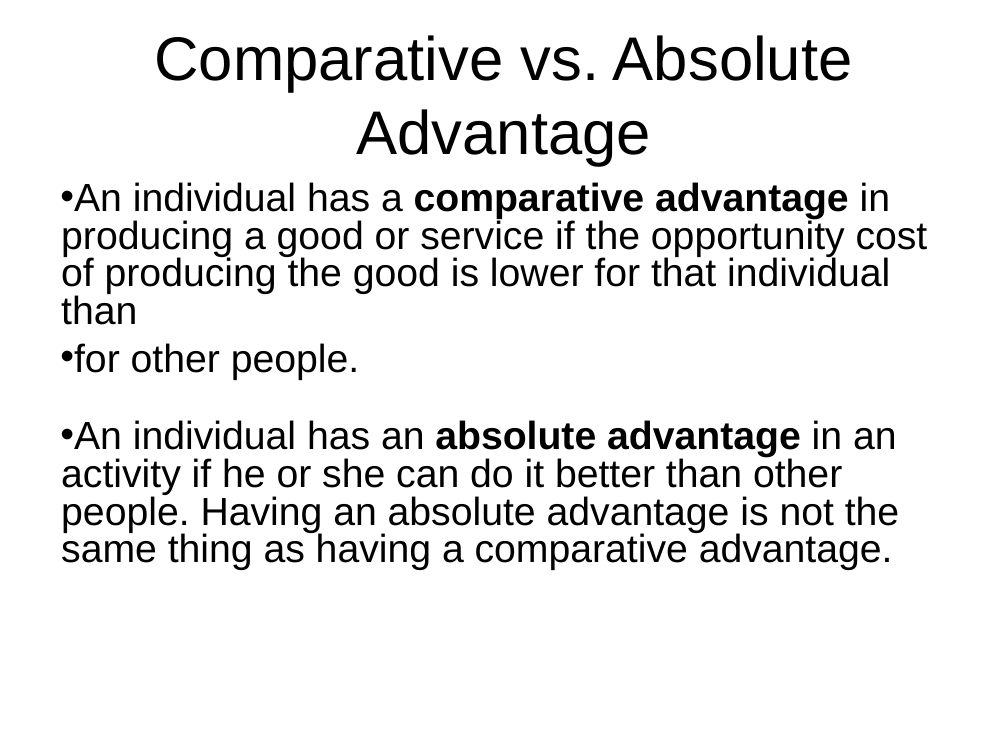
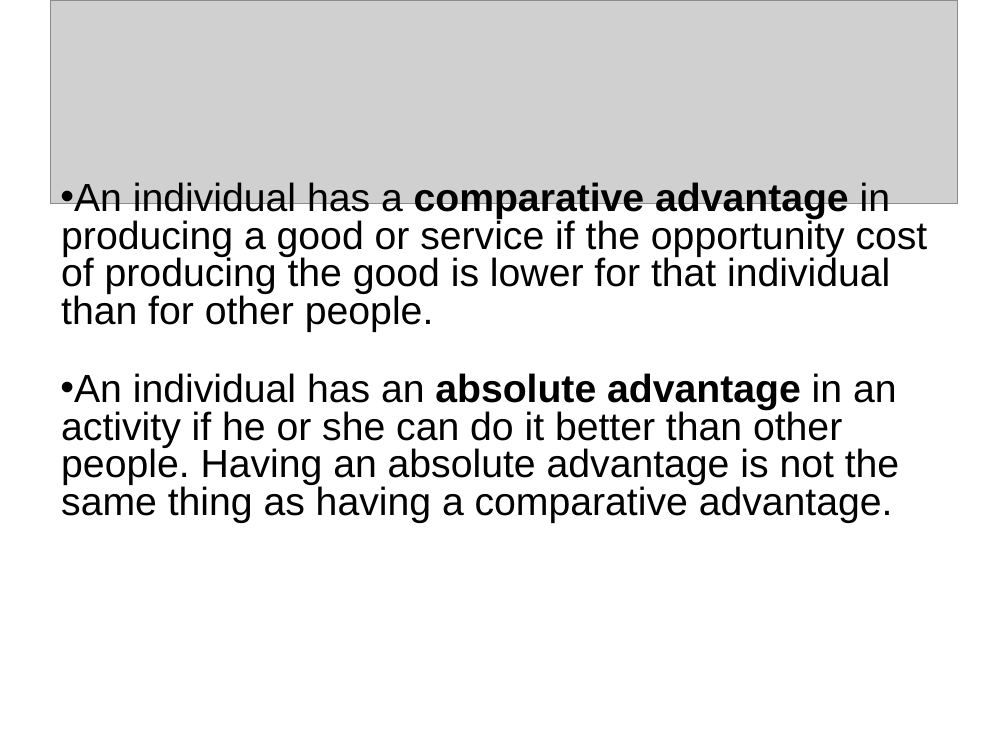
Before and after one commit to kautukraj/MacroEcon, a slide deck: slide 34 of lecture7.ppt (slide 33 before the commit). Drawn at 1008x756 pixels with LibreOffice and Linux fonts; fonts in the diff are those of the drawing; grey boxes stand for pictures; background and template pictures are left out. Boxes give left, top, right and bottom in pixels: in the first picture for what was removed or moved away, otherwise in the second. Text is boxed around its words. In the diff, an @@ line names an element or a change of style, - is before the commit and + after.

```diff
--- a/lecture7.ppt
+++ b/lecture7.ppt
@@ picture added at <box>50,0,958,204</box> @@
@@ title removed at <box>154,35,853,166</box> @@
-Comparative vs. Absolute Advantage
@@ text at <box>60,182,928,332</box>: text changed @@
-• An individual has a comparative advantage in producing a good or service if the opportunity cost of producing the good is lower for that individual than
-• for other people.
+• An individual has a comparative advantage in producing a good or service if the opportunity cost of producing the good is lower for that individual than for other people.
```
Also in this commit, not shown: 4 other slides changed, 2 slides added, 14 other files.
